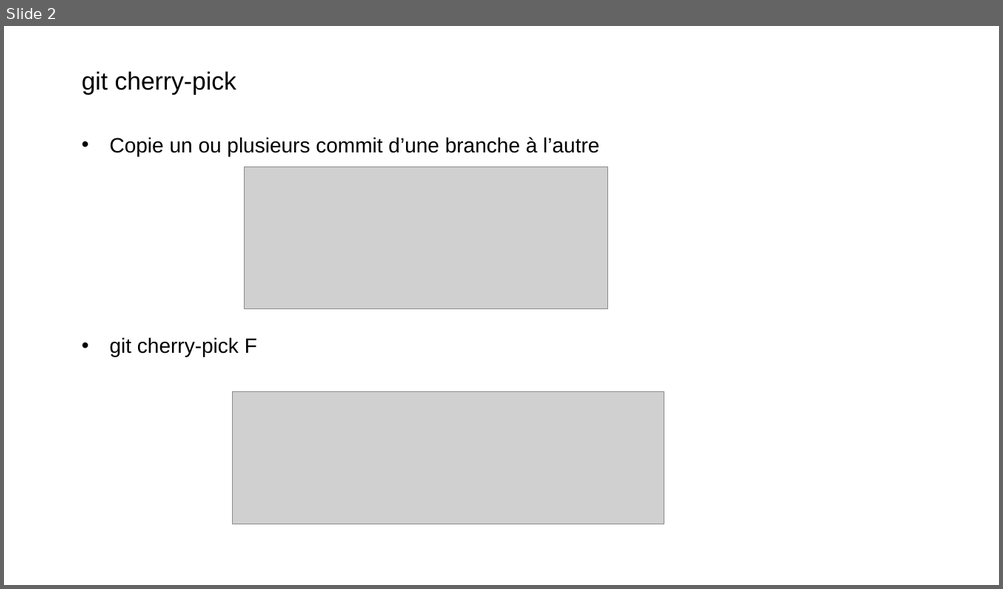
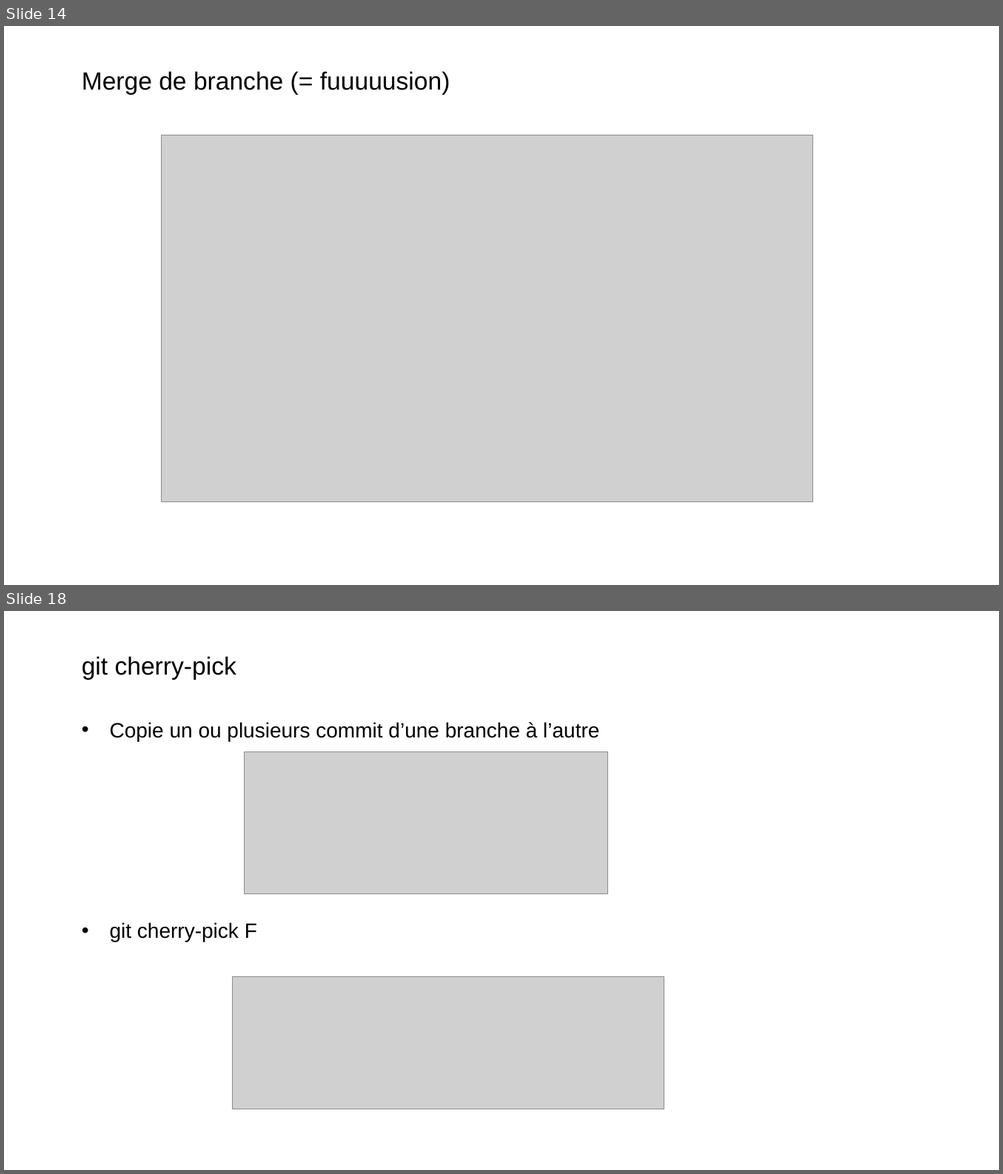
Before and after one commit to Xaviou1003/formation-git, a slide deck: Formation Git - avancée.pptx. Shown one above the other, each under a label of ours: slide 2 before the commit, slides 14 and 18 after it; the slides between them are not shown. The pictures are 1003x589 and 1003x1174 pixels, drawn with LibreOffice and Linux fonts; fonts in the diff are those of the drawing; grey boxes stand for pictures; background and template pictures are left out. Boxes give left, top, right and bottom in pixels: in the first picture for what was removed or moved away, otherwise in the second. Text is boxed around its words. In the diff, an @@ line names an element or a change of style, - is before the commit and + after.

```diff
--- a/Formation Git - avancée.pptx
+++ b/Formation Git - avancée.pptx
@@ slide 14 added at box(4, 26, 999, 585), background picture (left out) @@
@@ title added at box(82, 71, 450, 95), 24 pt, text #000000 @@
+Merge de branche (= fuuuuusion)
@@ picture added at box(162, 136, 813, 503) @@
@@ what was slide 2 is now slide 18 @@
```
Also in this commit, not shown: 2 slides changed, 33 other slides added, 11 other files.
